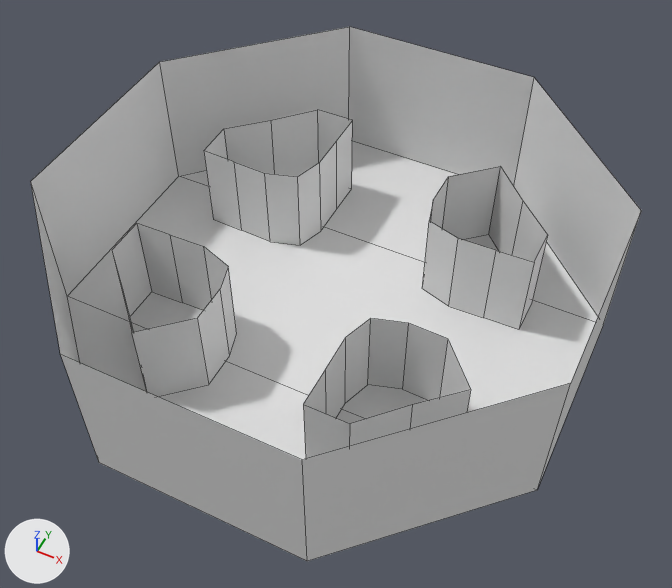
The Blender file blender models/Catacombs/Room of Heads mesh.blend: old version first, new version second.
Both versions are drawn from a camera (50 mm lens) standing at (14.4, -28.3, 36.8) and looking at (0.8, -1.1, 2.8). Arrows for +X, +Y and +Z are at lower left; the lights stay in place. The picture after the commit comes second. Mesh edges are drawn as thin lines.
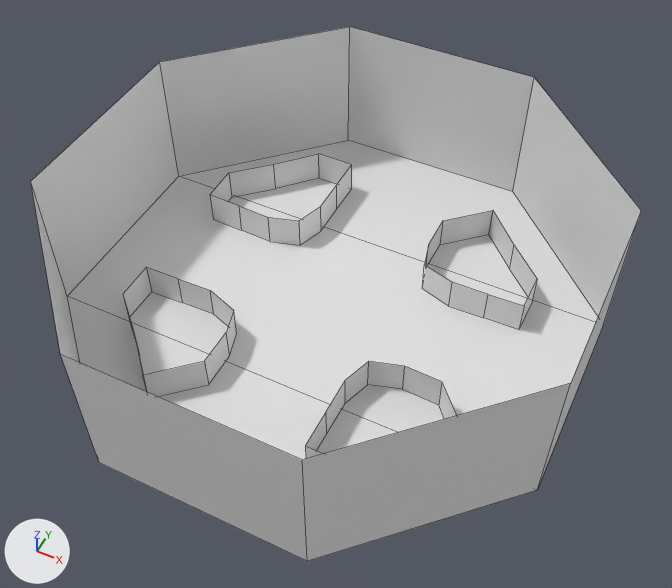
Edits to the scene script, one JSON object a line:
```json
{"block": "me_cylinder_001", "where": "me_cylinder_001.from_pydata(...)  # 90 vertices, 48 faces; spans x -12.9..12.9, y -12.9..12.9, z -1.4..1.4"}
{"block": "me_cylinder_001", "where": "# used by ob_cylinder_001; location = (0.0, 0.0, 4.0); rotation_euler = (0.0, 0.0, -0.393), in degrees (0, 0, -23); scale = (1.08, 1.08, 2.84)"}
{"block": "me_cylinder_001", "change": "me_cylinder_001 part 1: all 10 vertices in x -9.6..-4.4, y -0.6..6.5, z 0.4 are moved by (0.0, 0.0, -1.1)"}
{"block": "me_cylinder_001", "change": "me_cylinder_001 part 2: all 9 vertices in x -6.7..-0.3, y -9.5..-4.3, z 0.4 are moved by (0.0, 0.0, -1.1)"}
{"block": "me_cylinder_001", "change": "me_cylinder_001 part 3: all 9 vertices in x 4.4..9.6, y -6.5..0.0, z 0.4 are moved by (0.0, 0.0, -1.1)"}
{"block": "me_cylinder_001", "change": "me_cylinder_001 part 4: all 9 vertices in x 0.3..6.7, y 4.3..9.5, z 0.4 are moved by (0.0, 0.0, -1.1)"}
```

Where the change shows, as pixel boxes [x1, y1, x2, y2] in the pictures (672 x 588 px; the box of a moved part takes in the faces that stretch with it):
```json
{"part": 1, "of": "me_cylinder_001", "change": "moved or reshaped", "before": [204, 110, 353, 245], "after": [210, 154, 352, 245]}
{"part": 2, "of": "me_cylinder_001", "change": "moved or reshaped", "before": [112, 223, 237, 397], "after": [123, 268, 237, 397]}
{"part": 3, "of": "me_cylinder_001", "change": "moved or reshaped", "before": [303, 318, 471, 459], "after": [305, 361, 456, 459]}
{"part": 4, "of": "me_cylinder_001", "change": "moved or reshaped", "before": [422, 166, 548, 330], "after": [422, 210, 537, 330]}
```
